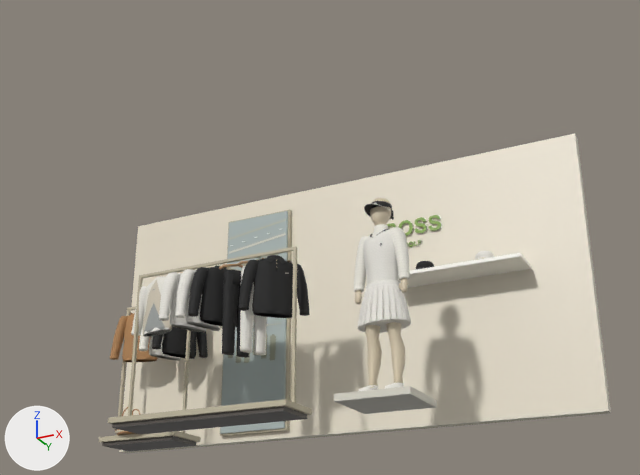
Renders of the glTF model assets/models/ssg-golf-apparel/gallery.glb from each side of a commit.
Before and after are seen from a 50 mm camera at (3.9, -7.95, -1.46) aimed at (0.29, -0.74, 1.79). The axes (+X, +Y, +Z) are drawn at lower left. The lights are the same throughout. The older version comes first. Where no turn or scale is listed for an object, it has been applied to the vertices. Vertices at exactly the same position are counted once.

In view in the first picture: 'BossGolfGangnamFixtures', 'BossGolfGangnamTextiles'.
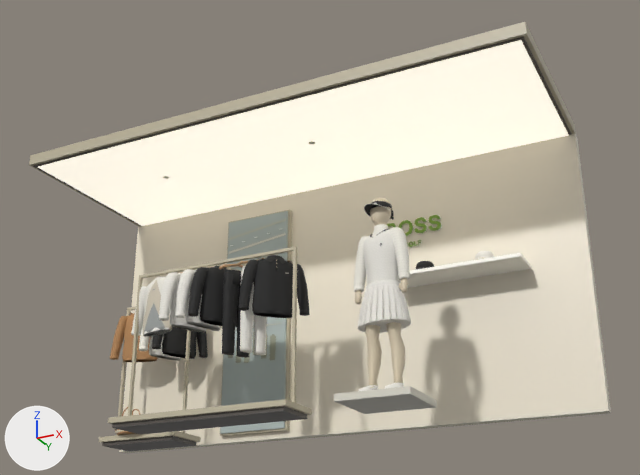
Commit message: Fit the branch-photo illuminated canopy above the Gangnam BOSS Golf display

Where the newer file only moved an object's origin or applied its transform, the numbers keep the older frame.

The change, as JSON lines over the scene's bpy script:
```json
{"op": "add", "block": "mat_bossgolfgangnamdiffuser", "code": ["mat_bossgolfgangnamdiffuser = bpy.data.materials.new('BossGolfGangnamDiffuser')", "mat_bossgolfgangnamdiffuser.use_nodes = True; mat_bossgolfgangnamdiffuser.node_tree.nodes.clear()", "_N = mat_bossgolfgangnamdiffuser.node_tree.nodes; _L = mat_bossgolfgangnamdiffuser.node_tree.links", "n0 = _N.new('ShaderNodeBsdfPrincipled'); n0.name = 'Principled BSDF'", "n0.inputs[2].default_value = 0.43  # 'Roughness'", "n0.inputs[27].default_value = (0.76, 0.714, 0.623, 1.0)  # 'Emission Color', light grey #e2dccf", "n0.inputs[28].default_value = 1.0  # 'Emission Strength'", "n1 = _N.new('ShaderNodeOutputMaterial'); n1.name = 'Material Output'", "n2 = _N.new('ShaderNodeVertexColor'); n2.name = 'Color Attribute'", "_L.new(n0.outputs[0], n1.inputs[0])  # 'BSDF' to 'Surface'", "_L.new(n2.outputs[0], n0.inputs[0])  # 'Color' to 'Base Color'"]}
{"block": "me_아이보리_매장_배경", "where": "# used by ob_bossgolfgangnamfixtures; location = (0.0, -0.61, 1.395)"}
{"op": "remove", "block": "me_아이보리_매장_배경", "code": "me_아이보리_매장_배경.from_pydata(...)  # 11656 vertices, 22744 faces; spans x -2.67..2.67, y -0.87..0.87, z -1.4..1.4"}
{"op": "add", "block": "me_아이보리_매장_배경", "code": "me_아이보리_매장_배경.from_pydata(...)  # 11720 vertices, 22808 faces; spans x -2.67..2.67, y -1.13..0.88, z -1.4..1.52"}
{"block": "me_아이보리_매장_배경", "change": "me_아이보리_매장_배경 part 1: a new loose piece, a box spanning x -2.67..2.67, y -1.13..0.81, z 1.4..1.52, in mat_bossgolfgangnamfixtures"}
{"block": "me_아이보리_매장_배경", "change": "me_아이보리_매장_배경 part 2: a new loose piece, a box spanning x -2.643..2.643, y -1.098..0.778, z 1.391..1.403, in mat_bossgolfgangnamfixtures"}
{"block": "me_아이보리_매장_배경", "change": "other edits to the shape of me_아이보리_매장_배경 do not show in these pictures"}
{"op": "add", "block": "me_천장___따뜻한_백색_확산면", "code": ["me_천장___따뜻한_백색_확산면 = bpy.data.meshes.new('천장 · 따뜻한 백색 확산면')", "me_천장___따뜻한_백색_확산면.from_pydata(...)  # 4 vertices, 2 faces; spans x -2.61..2.61, y -0.92..0.92, z 0.0", "me_천장___따뜻한_백색_확산면.materials.append(mat_bossgolfgangnamdiffuser)"]}
{"op": "add", "block": "ob_bossgolfgangnamdiffuser", "code": ["ob_bossgolfgangnamdiffuser = bpy.data.objects.new('BossGolfGangnamDiffuser', me_천장___따뜻한_백색_확산면)", "ob_bossgolfgangnamdiffuser.location = (0.0, -0.77, 2.784)"]}
```

Where the change shows, as pixel boxes (x1, y1, x2, y2) in the pictures (640 x 475 px):
```json
{"object": "BossGolfGangnamFixtures", "change": "reshaped", "before": [99, 134, 611, 453], "after": [29, 22, 611, 453]}
{"object": "BossGolfGangnamDiffuser", "change": "added", "after": [38, 40, 568, 226]}
{"part": 1, "of": "me_아이보리_매장_배경", "change": "added", "after": [29, 22, 576, 226]}
{"part": 2, "of": "me_아이보리_매장_배경", "change": "added", "after": [34, 37, 572, 226]}
```
